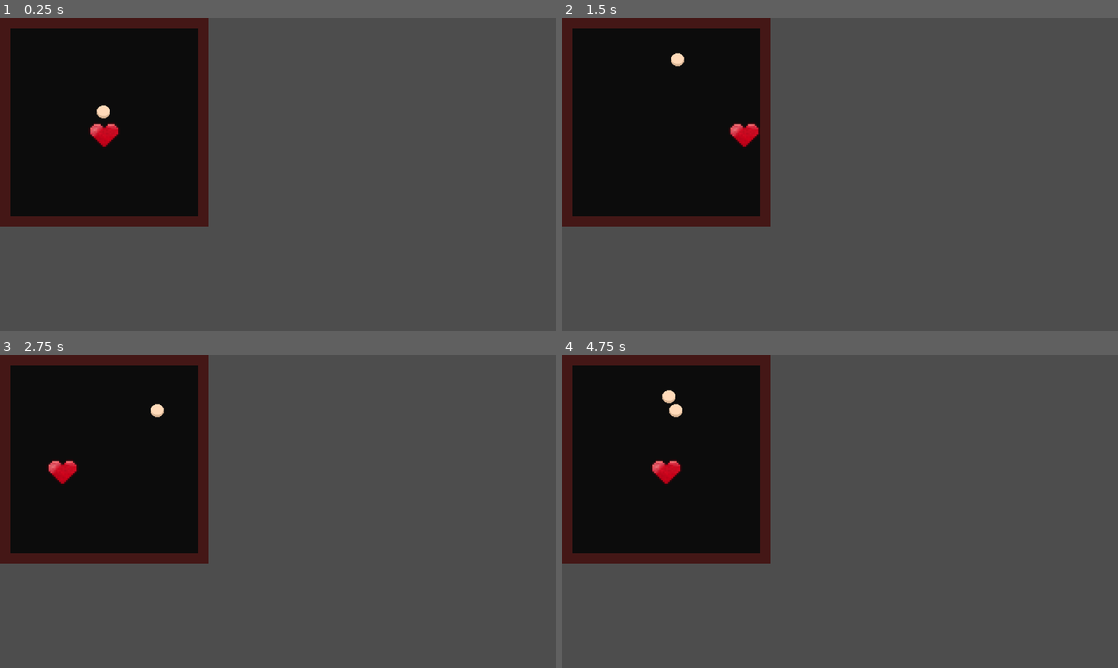
Above: before the commit, frames 1-4 (two rows, left to right).
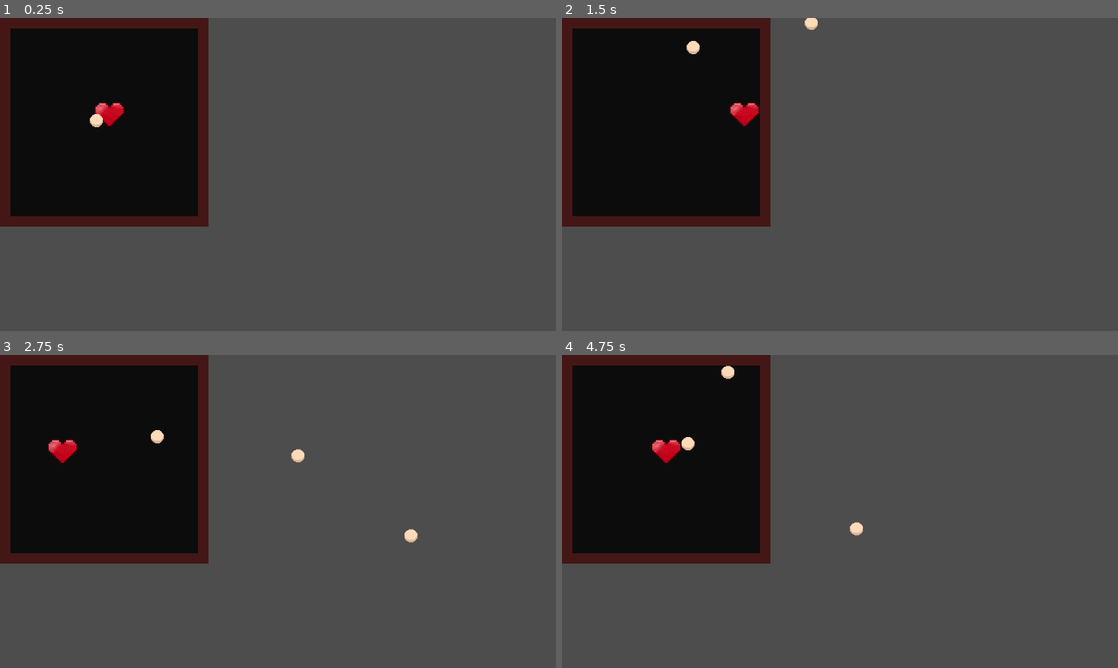
Above: after the commit, the same moments.

Repository: yanaexe/Global-Classroom-Project
Game: Godot game, scene res://scenes/dodge_minigame.tscn
Same seed, same stepped clock (60 frames per second), same inputs: the game is played once before the commit and once after it. This scene is started directly instead of the project's main scene.
Inputs (mouse positions are in pixels of both pictures, inside the frame that each line leads up to):
- Up to frame 1 (0.25 s): no input
- Up to frame 2 (1.5 s): move the mouse to (962, 158) at 0.52 s; hold D (dodgeMG_right) from 0.53 s (still down); tap Shift (dash) at 0.6 s; tap Space (jump) at 0.77 s; move the mouse to (728, 190) at 1.27 s; tap E (fire) at 1.35 s
- Up to frame 3 (2.75 s): tap Space (jump) at 1.52 s; move the mouse to (333, 442) at 2.02 s; release D (dodgeMG_right) at 2.03 s; hold A (dodgeMG_left) from 2.03 s (still down); tap Shift (dash) at 2.1 s
- Up to frame 4 (4.75 s): move the mouse to (812, 574) at 2.77 s; release A (dodgeMG_left) at 2.78 s; hold D (dodgeMG_right) 2.78-4.28 s; tap E (fire) at 2.85, 4.35 s; tap Space (jump) at 3.02, 3.77, 4.52 s; move the mouse to (1006, 558) at 3.52 s; tap Shift (dash) at 3.6 s; move the mouse to (673, 464) at 4.27 s; hold A (dodgeMG_left) from 4.28 s (still down)

The runs differ from the first frame. In frame 1, 0.6% of the frame differs, in the area x 16-23%, y 26-42%; in frame 2, 0.8%; in frame 3, 0.9%; in frame 4, 1.0%, in the area x 16-55%, y 3-58%.

Commit message:
Bullets aim at the player

Diff:
--- a/scenes/dodge_minigame.tscn
+++ b/scenes/dodge_minigame.tscn
@@ -55,17 +55,19 @@
 polygon = PackedVector2Array(-2, -2, 38, -2, 38, 38, -2, 38, 0, 36, 36, 36, 36, 0, 0, 0, 0, 36, -2, 38)
 
 [node name="PlayerSoul" type="CharacterBody2D" parent="BattleBox/Border" groups=["player_soul"]]
+position = Vector2(20.6667, 21)
 scale = Vector2(0.333333, 0.333333)
 script = ExtResource("1_rsqg1")
 speed = 100.0
 
 [node name="CollisionPolygon2D" type="CollisionPolygon2D" parent="BattleBox/Border/PlayerSoul"]
-position = Vector2(23, 30)
+visible = false
+position = Vector2(-37, -46.0001)
 scale = Vector2(0.620192, 0.585228)
 polygon = PackedVector2Array(57.0001, 53.0001, 63.0001, 53.0001, 69.0001, 53.0001, 73.0001, 57.0001, 73.0001, 63.0001, 61.0001, 75.0001, 59.0001, 75.0001, 47, 63.0001, 47, 57.0001, 51.0001, 53.0001)
 
 [node name="PlayerSprite" type="AnimatedSprite2D" parent="BattleBox/Border/PlayerSoul"]
-position = Vector2(60, 75)
+position = Vector2(-3.8147e-06, 0)
 sprite_frames = SubResource("SpriteFrames_ljo2j")
 
 [node name="BulletSpawner" type="Node2D" parent="BattleBox"]
